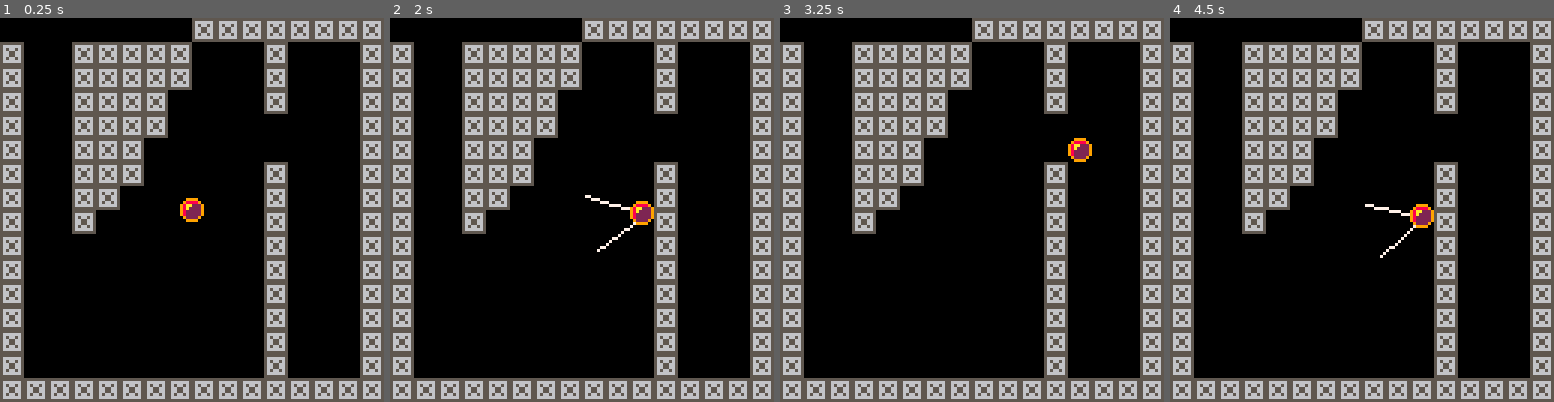
Above: before the commit, frames 1-4 (left to right).
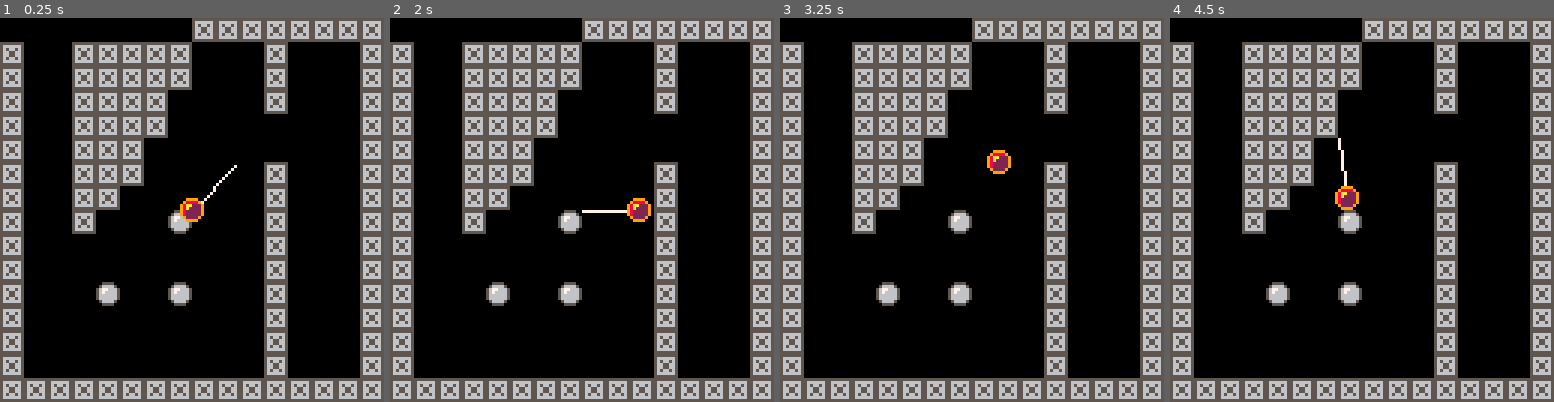
Above: after the commit, the same moments.

Repository: Shfty/carts
Game: PICO-8 cartridge library/collision.p8
The game is run twice, just before and just after one commit, with the same random seed, the same clock (stepped at 60 frames per second) and the same inputs.
Inputs:
- Up to frame 1 (0.25 s): no input
- Up to frame 2 (2 s): hold Right from 1.6 s (still down)
- Up to frame 3 (3.25 s): release Right at 2.1 s; hold Up 2.15-2.42 s; hold Right 2.47-3.03 s; hold Left from 3.08 s (still down)
- Up to frame 4 (4.5 s): release Left at 3.58 s; hold Down 3.63-3.97 s; hold Right from 4.02 s (still down)

The runs differ from the first frame. In frame 1, 1.0% of the frame differs, in the area x 25-62%, y 38-75%; in frame 2, 1.5%; in frame 3, 1.6%; in frame 4, 1.8%, in the area x 25-69%, y 31-75%.

Commit message:
Implement collision normal structure, basic logic

Diff:
--- a/library/collision.p8
+++ b/library/collision.p8
@@ -102,22 +102,42 @@
 -->8
 -- collision
 
-function i_box_box(pa,ea,pb,eb)
-	local d = pa - pb
+function i_box_box(
+	pa,ea,
+	pb,eb,
+	hd
+)
+	local d = pb - pa
 	local e = ea + eb
 
+	local hit = true
+
 	if abs(d.x) > e.x then
-		return false
+		hit = false
 	end
 
 	if abs(d.y) > e.y then
-		return false
-	end
-
-	return true
-end
-
-function i_box_crc(bp,be,cp,cr)
+		hit = false
+	end
+
+	if hit then
+		if abs(d.x) > abs(d.y) then
+			hd.n.x = sgn(d.x)
+		end
+
+		if abs(d.y) > abs(d.x) then
+			hd.n.y = sgn(d.y)
+		end
+	end
+
+	return hit
+end
+
+function i_box_crc(
+	bp,be,
+	cp,cr,
+	hd
+)
 	local bmin = bp - be
 	local bmax = bp + be
 
@@ -139,13 +159,44 @@
 		end
 	end
 
-	return d <= cr^2
-end
-
-function i_crc_crc(pa,ra,pb,rb)
+	hit = d <= cr^2
+
+	if hit then
+		local ux = abs(cp.x) > abs(bp.x+be.x)
+		local uy = abs(cp.y) > abs(bp.y+be.y)
+		if ux and uy then
+		 -- calculate corner normals
+		else
+ 	 local dp = bp-cp
+ 		if abs(dp.x) > abs(dp.y) then
+ 			hd.n.x = sgn(dp.x)
+ 		end
+
+ 		if abs(dp.y) > abs(dp.x) then
+ 			hd.n.y = sgn(dp.y)
+ 		end
+		end
+	end
+
+	return hit
+end
+
+function i_crc_crc(
+	pa,ra,
+	pb,rb,
+	hd
+)
 	local d = pb-pa
 	local r = ra+rb
-	return d:len() <= r
+
+	local hit = d:len() <= r
+
+	if hit then
+	 hd.n = pb-pa
+	 hd.n = hd.n:norm()
+	end
+
+	return hit
 end
 
 -->8
@@ -163,6 +214,9 @@
 end
 
 function b_vol:_draw()
+end
+
+function b_vol:isect(bv,hd)
 end
 
 -- bounding box
@@ -198,25 +252,30 @@
 	)
 end
 
-function b_box:isect(b)
-	local mt = getmetatable(b)
+function b_box:isect(bv,hd)
+	local mt = getmetatable(bv)
 
 	if mt == b_box then
 		return i_box_box(
 			self.pos,
 			self.ext,
-			b.pos,
-			b.ext
+			bv.pos,
+			bv.ext,
+			hd
 		)
 	end
+
 	if mt == b_crc then
 		return i_box_crc(
 			self.pos,
 			self.ext,
-			b.pos,
-			b.rad
+			bv.pos,
+			bv.rad,
+			hd
 		)
 	end
+
+	return false
 end
 
 -- bounding circle
@@ -238,28 +297,30 @@
 	)
 end
 
-function b_crc:isect(b)
-	local mt = getmetatable(b)
+function b_crc:isect(bv,hd)
+	local mt = getmetatable(bv)
 
 	if mt == b_crc then
 		return i_crc_crc(
 			self.pos,
 			self.rad,
-			b.pos,
-			b.rad
+			bv.pos,
+			bv.rad,
+			hd
 		)
 	end
 
 	if mt == b_box then
 		return i_box_crc(
-			b.pos,
-			b.ext,
+			bv.pos,
+			bv.ext,
 			self.pos,
-			self.rad
+			self.rad,
+			hd
 		)
 	end
 
-	return nil
+	return false
 end
 
 -->8
@@ -269,13 +330,22 @@
 
 entity.new = function(
 	self,
-	bv,
+	x,
+	y,
 	s
 )
 	local e = obj.new(self)
 
-	e.bv = bv
 	e.s = s
+
+	if fget(s,0) then
+		e.bv = b_crc:new(x,y)
+	end
+
+	if fget(s,1) then
+		e.bv = b_box:new(x,y)
+	end
+
 	e.vel = vec2:new()
 
 	add(entities,e)
@@ -292,30 +362,42 @@
 	for x=mx-1,mx+1 do
 		for y=my-1,my+1 do
 			local s = mget(x,y)
+			local bv = nil
+
+				-- todo: fix memory leak
 			if fget(s,0) then
-				-- todo: fix memory leak
-				local bb = b_box:new(
+				bv = b_crc:new(
 					4+x*8,
 					4+y*8
 				)
-
-				if self.bv:isect(bb) then
-					local n = bb.pos - self.bv.pos
-					n = n:norm()
-
-					line(
-						self.bv.pos.x,
-						self.bv.pos.y,
-						self.bv.pos.x + n.x*-20,
-						self.bv.pos.y + n.y*-20,
-						7
-					)
-
-					local dp = max(self.vel:dot(n),0)
-					local dpv = n*-dp
-					self.vel += dpv
-					self.bv.pos += dpv
-				end
+			end
+
+			if fget(s,1) then
+				bv = b_box:new(
+					4+x*8,
+					4+y*8
+				)
+			end
+
+			if bv != nil then
+				local hd = {
+					n = vec2:new()
+				}
+
+ 			if self.bv:isect(bv,hd) then
+ 				line(
+ 					self.bv.pos.x,
+ 					self.bv.pos.y,
+ 					self.bv.pos.x + hd.n.x*-20,
+ 					self.bv.pos.y + hd.n.y*-20,
+ 					7
+ 				)
+
+ 				local dp = max(self.vel:dot(hd.n),0)
+ 				local dpv = hd.n*-dp
+ 				self.vel += dpv
+ 				self.bv.pos += dpv
+ 			end
 			end
 		end
 	end
@@ -333,8 +415,7 @@
 
 -->8
 -- main
-bv = b_crc:new(64,64,3.5)
-e = entity:new(bv,1)
+e = entity:new(64,64,1)
 
 function _update60()
 	cls()
@@ -371,14 +452,14 @@
 	end
 end
 __gfx__
-00000000009999005555555500000000000000000000000000000000000000000000000000000000000000000000000000000000000000000000000000000000
-00000000098888905666666500000000000000000000000000000000000000000000000000000000000000000000000000000000000000000000000000000000
-0070070098aa22295656656500000000000000000000000000000000000000000000000000000000000000000000000000000000000000000000000000000000
-0007700098a222295665566500000000000000000000000000000000000000000000000000000000000000000000000000000000000000000000000000000000
-00077000982222295665566500000000000000000000000000000000000000000000000000000000000000000000000000000000000000000000000000000000
-00700700982222295656656500000000000000000000000000000000000000000000000000000000000000000000000000000000000000000000000000000000
-00000000092222905666666500000000000000000000000000000000000000000000000000000000000000000000000000000000000000000000000000000000
-00000000009999005555555500000000000000000000000000000000000000000000000000000000000000000000000000000000000000000000000000000000
+00000000009999005555555500555500000000000000000000000000000000000000000000000000000000000000000000000000000000000000000000000000
+00000000098888905666666505666650000000000000000000000000000000000000000000000000000000000000000000000000000000000000000000000000
+0070070098aa22295656656556776665000000000000000000000000000000000000000000000000000000000000000000000000000000000000000000000000
+0007700098a222295665566556766665000000000000000000000000000000000000000000000000000000000000000000000000000000000000000000000000
+00077000982222295665566556666665000000000000000000000000000000000000000000000000000000000000000000000000000000000000000000000000
+00700700982222295656656556666665000000000000000000000000000000000000000000000000000000000000000000000000000000000000000000000000
+00000000092222905666666505666650000000000000000000000000000000000000000000000000000000000000000000000000000000000000000000000000
+00000000009999005555555500555500000000000000000000000000000000000000000000000000000000000000000000000000000000000000000000000000
 
 
 
@@ -510,7 +591,7 @@
 
 
 __gff__
-0000010000000000000000000000000000000000000000000000000000000000000000000000000000000000000000000000000000000000000000000000000000000000000000000000000000000000000000000000000000000000000000000000000000000000000000000000000000000000000000000000000000000000
+0001020100000000000000000000000000000000000000000000000000000000000000000000000000000000000000000000000000000000000000000000000000000000000000000000000000000000000000000000000000000000000000000000000000000000000000000000000000000000000000000000000000000000
 0000000000000000000000000000000000000000000000000000000000000000000000000000000000000000000000000000000000000000000000000000000000000000000000000000000000000000000000000000000000000000000000000000000000000000000000000000000000000000000000000000000000000000
 __map__
 0000000000000000020202020202020200000000000000000000000000000000000000000000000000000000000000000000000000000000000000000000000000000000000000000000000000000000000000000000000000000000000000000000000000000000000000000000000000000000000000000000000000000000
@@ -521,10 +602,10 @@
 0200000202020000000000000000000200000000000000000000000000000000000000000000000000000000000000000000000000000000000000000000000000000000000000000000000000000000000000000000000000000000000000000000000000000000000000000000000000000000000000000000000000000000
 0200000202020000000000020000000200000000000000000000000000000000000000000000000000000000000000000000000000000000000000000000000000000000000000000000000000000000000000000000000000000000000000000000000000000000000000000000000000000000000000000000000000000000
 0200000202000000000000020000000200000000000000000000000000000000000000000000000000000000000000000000000000000000000000000000000000000000000000000000000000000000000000000000000000000000000000000000000000000000000000000000000000000000000000000000000000000000
-0200000200000000000000020000000200000000000000000000000000000000000000000000000000000000000000000000000000000000000000000000000000000000000000000000000000000000000000000000000000000000000000000000000000000000000000000000000000000000000000000000000000000000
+0200000200000003000000020000000200000000000000000000000000000000000000000000000000000000000000000000000000000000000000000000000000000000000000000000000000000000000000000000000000000000000000000000000000000000000000000000000000000000000000000000000000000000
 0200000000000000000000020000000200000000000000000000000000000000000000000000000000000000000000000000000000000000000000000000000000000000000000000000000000000000000000000000000000000000000000000000000000000000000000000000000000000000000000000000000000000000
 0200000000000000000000020000000200000000000000000000000000000000000000000000000000000000000000000000000000000000000000000000000000000000000000000000000000000000000000000000000000000000000000000000000000000000000000000000000000000000000000000000000000000000
-0200000000000000000000020000000200000000000000000000000000000000000000000000000000000000000000000000000000000000000000000000000000000000000000000000000000000000000000000000000000000000000000000000000000000000000000000000000000000000000000000000000000000000
+0200000003000003000000020000000200000000000000000000000000000000000000000000000000000000000000000000000000000000000000000000000000000000000000000000000000000000000000000000000000000000000000000000000000000000000000000000000000000000000000000000000000000000
 0200000000000000000000020000000200000000000000000000000000000000000000000000000000000000000000000000000000000000000000000000000000000000000000000000000000000000000000000000000000000000000000000000000000000000000000000000000000000000000000000000000000000000
 0200000000000000000000020000000200000000000000000000000000000000000000000000000000000000000000000000000000000000000000000000000000000000000000000000000000000000000000000000000000000000000000000000000000000000000000000000000000000000000000000000000000000000
 0200000000000000000000020000000200000000000000000000000000000000000000000000000000000000000000000000000000000000000000000000000000000000000000000000000000000000000000000000000000000000000000000000000000000000000000000000000000000000000000000000000000000000
